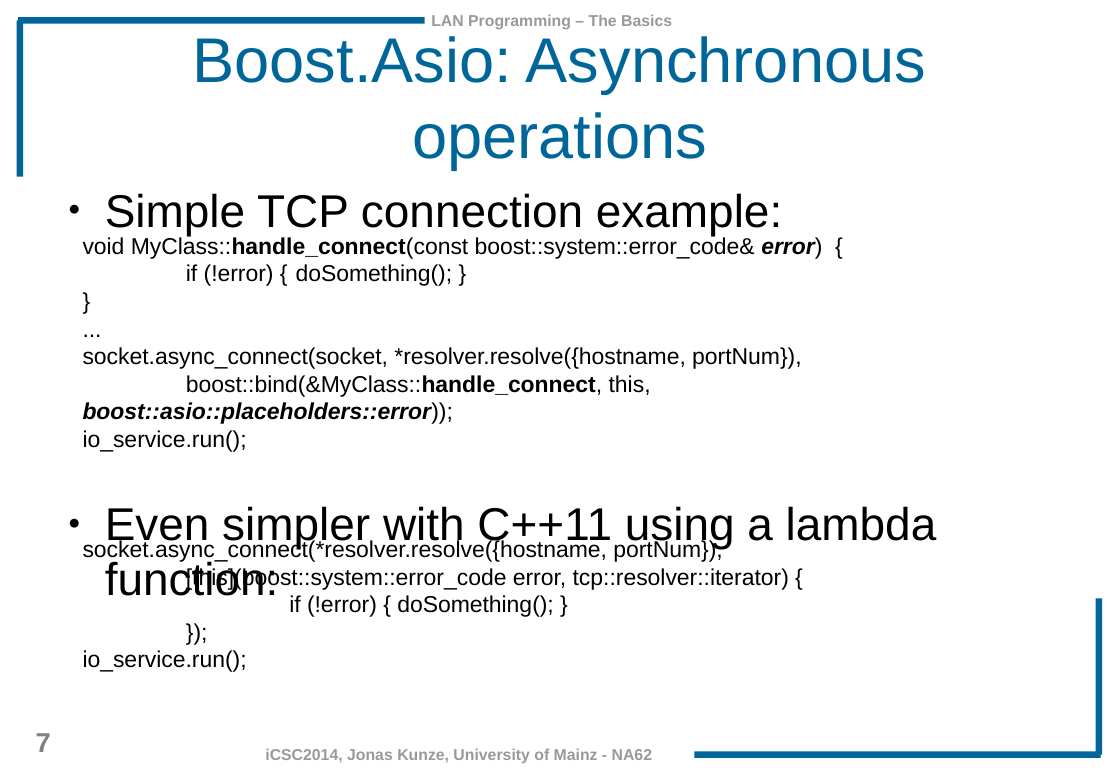
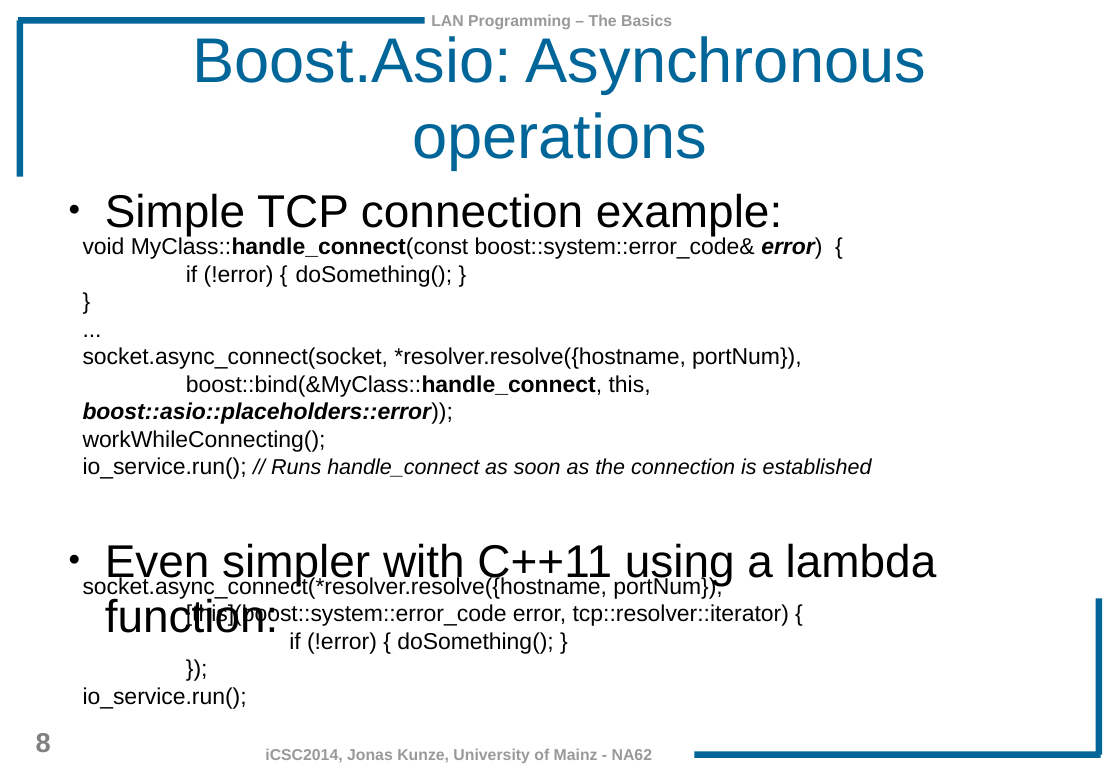
Before and after one commit to JonasKunze/icsc2014, a slide deck: slide 8 of iCSC-2014-Network-Libraries.odp (slide 7 before the commit). Drawn at 1120x775 pixels with LibreOffice and Linux fonts; fonts in the diff are those of the drawing; background and template pictures are left out. Boxes give left, top, right and bottom in pixels: in the first picture for what was removed or moved away, otherwise in the second. Text is boxed around its words. In the diff, an @@ line names an element or a change of style, - is before the commit and + after.

```diff
--- a/iCSC-2014-Network-Libraries.odp
+++ b/iCSC-2014-Network-Libraries.odp
@@ text at (83, 430, 872, 479): text changed; size 16 to 15 pt; italic on @@
-io_service.run();
+workWhileConnecting();
+io_service.run(); // Runs handle_connect as soon as the connection is established
@@ text "Even simpler with C++11 using ...": place and size @@
-text "Even simpler with C++11 using ..." at (105, 506, 937, 596)
+text "Even simpler with C++11 using ..." at (105, 543, 937, 633)
@@ text "socket.async_connect(*resolver.resolve({hostname, portNum}),": place and size @@
-text "socket.async_connect(*resolver.resolve({hostname, portNum})," at (83, 539, 789, 672)
+text "socket.async_connect(*resolver.resolve({hostname, portNum})," at (83, 575, 789, 709)
@@ page number at (36, 733, 51, 752): text changed @@
-7
+8
```
Also in this commit, not shown: 26 other slides changed, 1 slide added.
